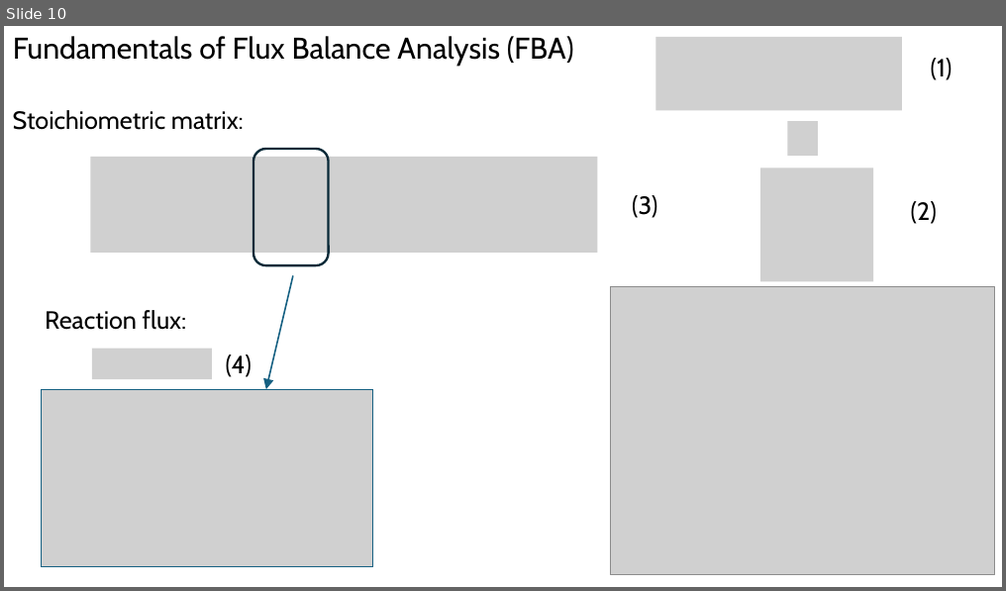
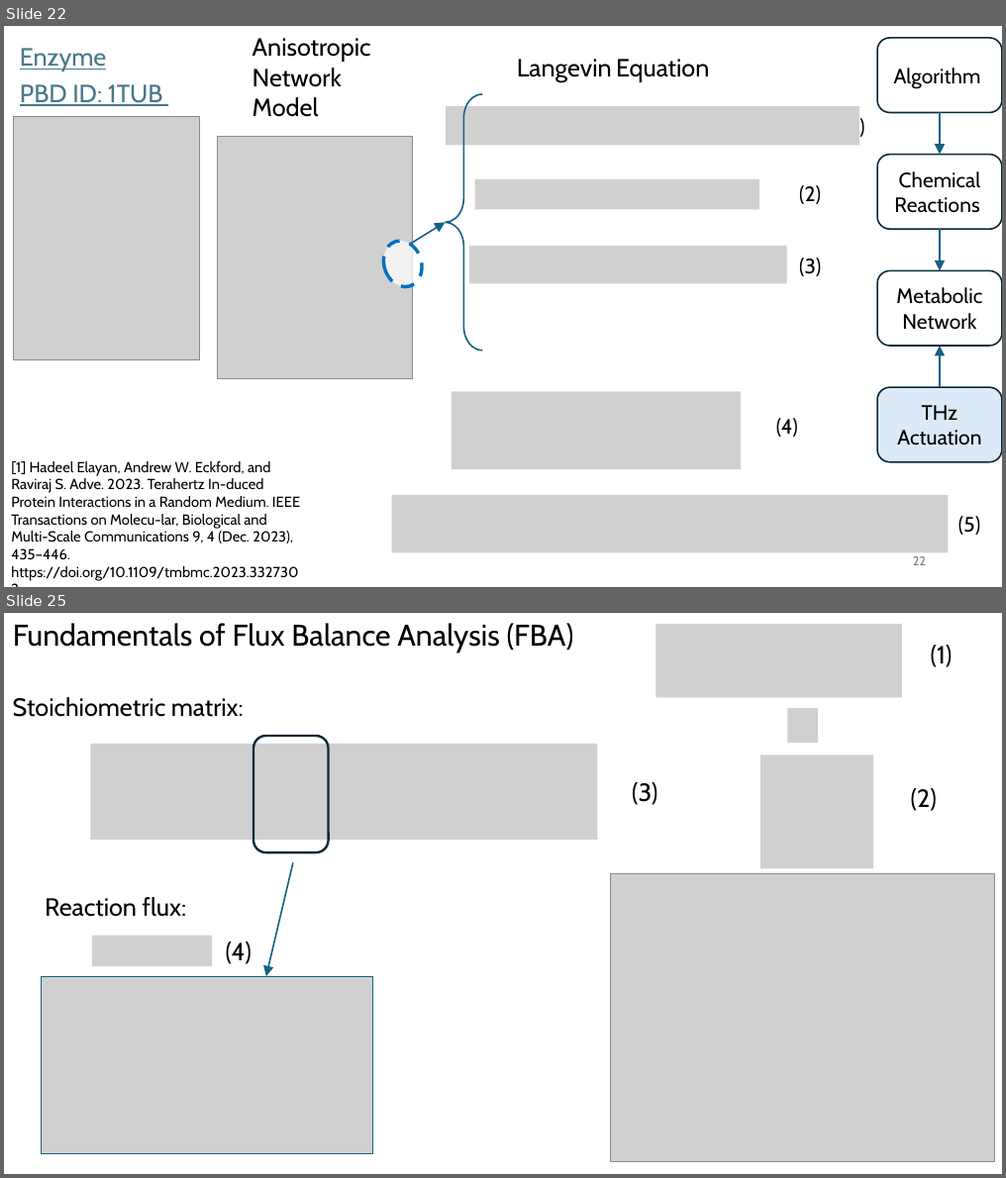
Before and after one commit to tkn-tub/bioelectrodynamics, a slide deck: slides/slides.pptx. Shown one above the other, each under a label of ours: slide 10 before the commit, slides 22 and 25 after it; the slides between them are not shown. The pictures are 1006x591 and 1006x1178 pixels, drawn with LibreOffice and Linux fonts; fonts in the diff are those of the drawing; grey boxes stand for pictures. Boxes give left, top, right and bottom in pixels: in the first picture for what was removed or moved away, otherwise in the second. Text is boxed around its words. In the diff, an @@ line names an element or a change of style, - is before the commit and + after.

```diff
--- a/slides/slides.pptx
+++ b/slides/slides.pptx
@@ slide 22 added at bbox=[4, 26, 1002, 587], background #FFFFFF @@
@@ text added at bbox=[20, 48, 163, 106], 24 pt, text #467886, underline @@
+Enzyme
+PBD ID: 1TUB
@@ text added at bbox=[252, 38, 371, 117], 24 pt, text #000000 @@
+Anisotropic Network
+Model
@@ rounded rectangle added at bbox=[877, 38, 1002, 113], outline #092A39 1.5 pt, 20 pt, text #000000 @@
+Algorithm
@@ group added at bbox=[378, 59, 865, 351]: 4 texts, 3 pictures, 1 ellipse, 1 arrow, 1 left brace @@
+Langevin Equation
+(1)
+(2)
+(3)
@@ arrow added from (940, 113) to (940, 155), #156082 1.5 pt @@
@@ picture added at bbox=[13, 116, 199, 360] @@
@@ picture added at bbox=[218, 136, 413, 379] @@
@@ rounded rectangle added at bbox=[877, 155, 1002, 230], fill #FFFFFF, outline #092A39 1.5 pt, 20 pt, text #000000 @@
+Chemical Reactions
@@ arrow added from (940, 230) to (940, 271), #156082 1.5 pt @@
@@ rounded rectangle added at bbox=[877, 271, 1002, 346], outline #092A39 1.5 pt, 20 pt, text #000000 @@
+Metabolic Network
@@ arrow added from (940, 387) to (940, 346), #156082 1.5 pt @@
@@ picture added at bbox=[451, 392, 741, 470] @@
@@ rounded rectangle added at bbox=[877, 387, 1002, 463], fill #DCEAF7, outline #092A39 1.5 pt, 20 pt, text #000000 @@
+THz Actuation
@@ text added at bbox=[776, 418, 798, 437], 20 pt, text #000000 @@
+(4)
@@ text added at bbox=[11, 462, 300, 581], 14 pt, text #000000 @@
+[1] Hadeel Elayan, Andrew W. Eckford, and Raviraj S. Adve. 2023. Terahertz In-duced Protein Interactions in a Random Medium. IEEE Transactions on Molecu-lar, Biological and Multi-Scale Communications 9, 4 (Dec. 2023), 435–446. https://doi.org/10.1109/tmbmc.2023.3327302
@@ picture added at bbox=[392, 495, 948, 553] @@
@@ text added at bbox=[958, 516, 980, 535], 20 pt, text #000000 @@
+(5)
@@ page number added at bbox=[913, 557, 926, 566], 12 pt, text #797979 @@
+22
@@ what was slide 10 is now slide 25 @@
```
Also in this commit, not shown: 1 slide changed, 14 other slides added.
